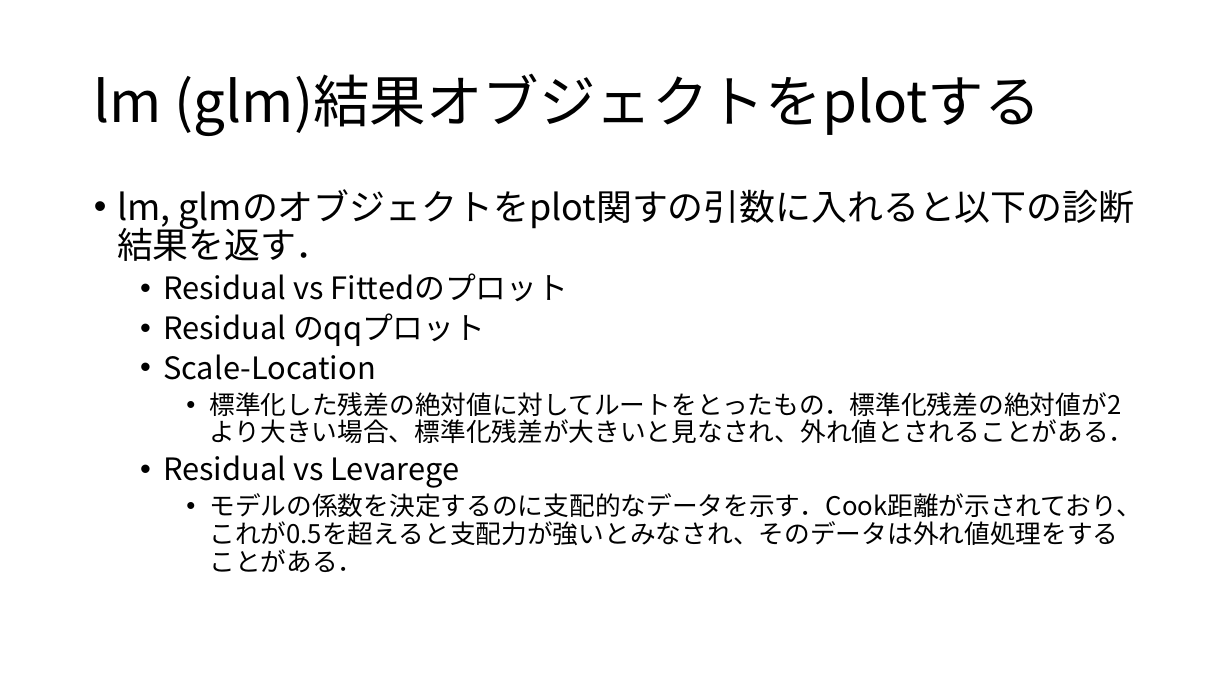
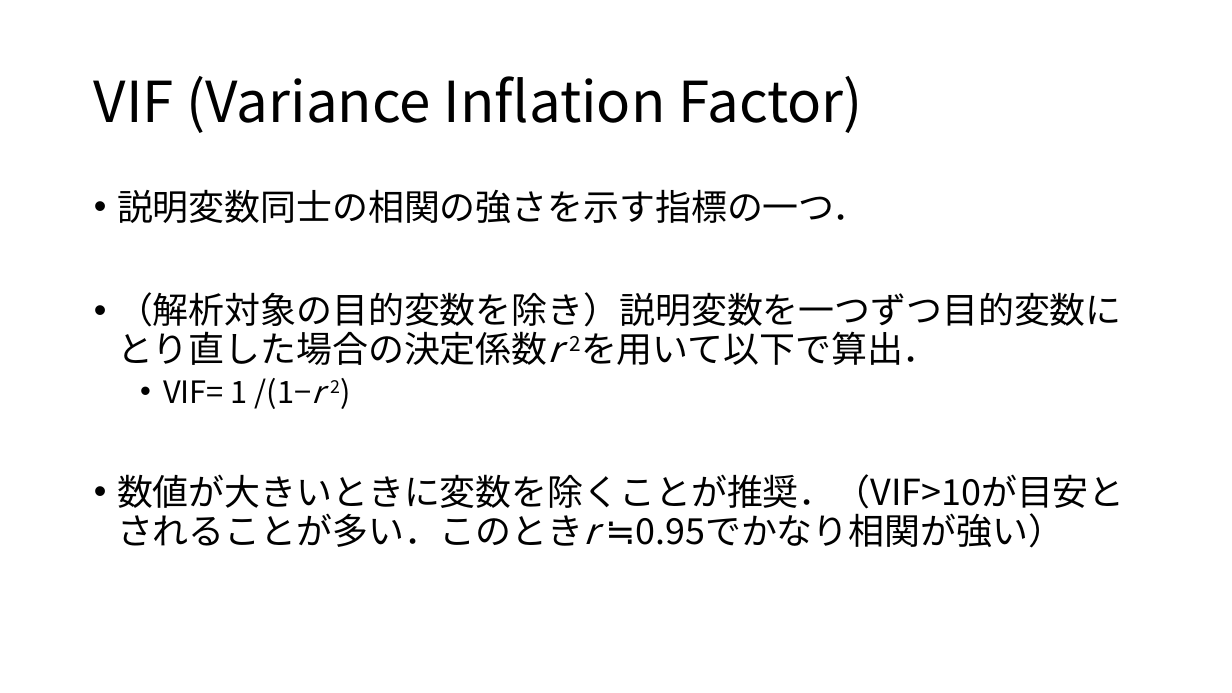
Before and after one commit to KoHMB/Shigen_kensyu_FRA, a slide deck: slide 4 of R/スライド/第24回.pptx (slide 10 before the commit). Drawn at 1232x693 pixels with LibreOffice and Linux fonts; fonts in the diff are those of the drawing. Boxes give left, top, right and bottom in pixels: in the first picture for what was removed or moved away, otherwise in the second. Text is boxed around its words. In the diff, an @@ line names an element or a change of style, - is before the commit and + after.

```diff
--- a/R/スライド/第24回.pptx
+++ b/R/スライド/第24回.pptx
@@ title at (94, 76, 863, 133): text changed @@
-lm (glm)結果オブジェクトをplotする
+VIF (Variance Inflation Factor)
@@ text at (117, 189, 1125, 547): text changed; size 20 to 28 pt @@
-• lm, glmのオブジェクトをplot関すの引数に入れると以下の診断結果を返す．
-  • Residual vs Fittedのプロット
-  • Residual のqqプロット
-  • Scale-Location
-    • 標準化した残差の絶対値に対してルートをとったもの．標準化残差の絶対値が2より大きい場合、標準化残差が大きいと見なされ、外れ値とされることがある．
-  • Residual vs Levarege
-    • モデルの係数を決定するのに支配的なデータを示す．Cook距離が示されており、これが0.5を超えると支配力が強いとみなされ、そのデータは外れ値処理をすることがある．
+• 説明変数同士の相関の強さを示す指標の一つ．
+• （解析対象の目的変数を除き）説明変数を一つずつ目的変数にとり直した場合の決定係数r 2を用いて以下で算出．
+  • VIF= 1 /(1−r 2)
+• 数値が大きいときに変数を除くことが推奨．（VIF>10が目安とされることが多い．このときr ≒0.95でかなり相関が強い）
```
Also in this commit, not shown: 1 other slide changed, 4 slides added, 10 slides removed, 2 other files.
